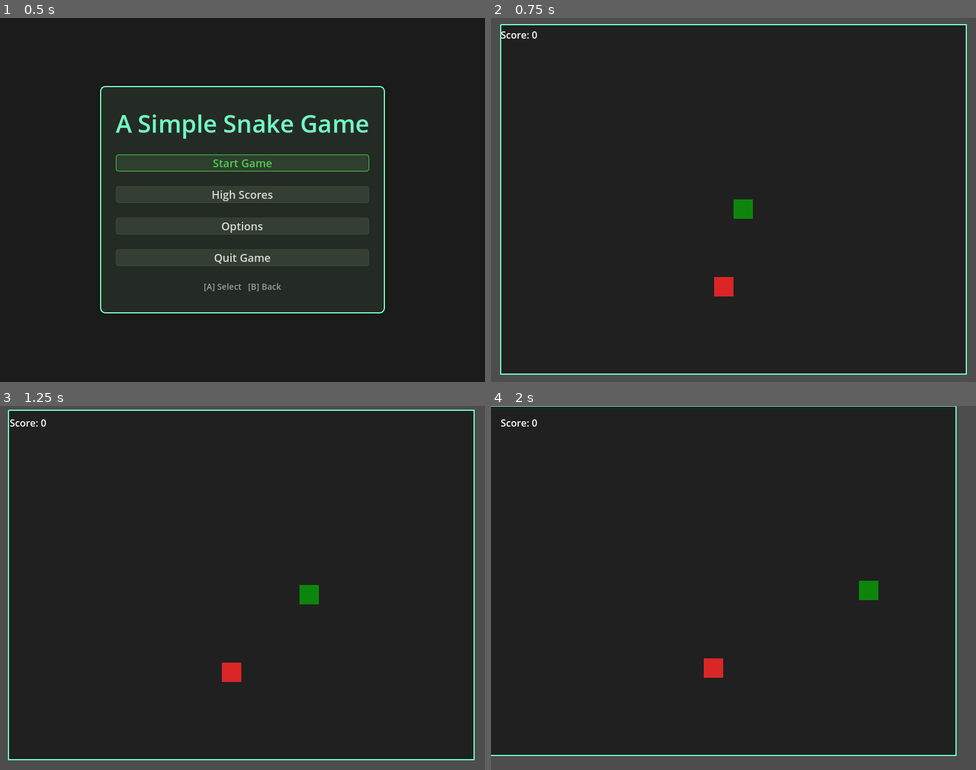
Above: before the commit, frames 1-4 (two rows, left to right).
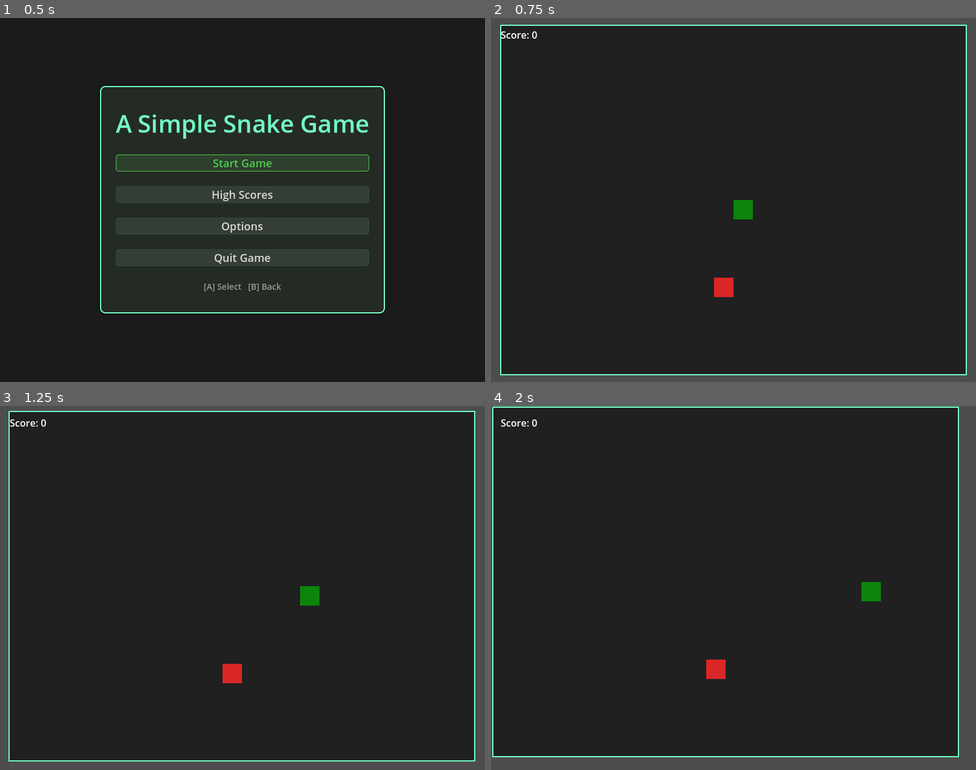
Above: after the commit, the same moments.

Repository: bluehexagons/snake2d
Game: Godot game, scene res://scenes/main/main.tscn
The game is run twice, just before and just after one commit, with the same random seed, the same clock (stepped at 60 frames per second) and the same inputs.
Inputs (mouse positions are in pixels of both pictures, inside the frame that each line leads up to):
- Up to frame 1 (0.5 s): no input
- Up to frame 2 (0.75 s): click "Start Game" at 0.5 s
- Up to frame 3 (1.25 s): no input
- Up to frame 4 (2 s): move the mouse to (840, 569) at 1.27 s; hold Right (right) from 1.28 s (still down); click (840, 569) at 1.42 s

Frame 1 is identical in both runs. In frame 2, 0.7% of the frame differs, in the area x 1-99%, y 1-99%; in frame 3, 1.8%; in frame 4, 2.5%, in the area x 0-97%, y 0-97%.

Commit message:
Unlock camera movement from physics tick

Diff:
--- a/autoload/audio_manager.gd
+++ b/autoload/audio_manager.gd
@@ -42,7 +42,7 @@
 
 	# Update pitch momentum
 	target_pitch_offset += PITCH_ACCELERATION
-	target_pitch_offset = clamp(target_pitch_offset, -PITCH_RANGE, PITCH_RANGE)
+	target_pitch_offset = clampf(target_pitch_offset, -PITCH_RANGE, PITCH_RANGE)
 	current_pitch_momentum = lerp(current_pitch_momentum, target_pitch_offset, 0.2)
 	target_pitch_offset *= PITCH_DAMPING
 
--- a/scenes/main/main.gd
+++ b/scenes/main/main.gd
@@ -16,6 +16,7 @@
 var high_scores: Array[int] = []
 
 var camera_velocity := Vector2.ZERO
+var camera_target := Vector2.ZERO
 
 var game_world: Node2D
 var game_manager: Gameplay
@@ -178,7 +179,9 @@
 
 	camera = $GameLayer/GameViewport/GameWorld/Camera2D
 	@warning_ignore("integer_division")
-	camera.position = Vector2(GAME_WIDTH/2, GAME_HEIGHT/2)
+	var initial_pos = Vector2(GAME_WIDTH/2, GAME_HEIGHT/2)
+	camera.position = initial_pos
+	camera_target = initial_pos
 	camera_velocity = Vector2.ZERO
 
 	get_tree().paused = false
@@ -281,7 +284,7 @@
 	_cleanup_game()
 	_start_game()
 
-func _process(_delta) -> void:
+func _process(delta) -> void:
 	# Check if we need to restore UI focus
 	if (Input.is_action_just_pressed("ui_up") or
 		Input.is_action_just_pressed("ui_down") or
@@ -294,6 +297,10 @@
 	# Handle pause input during gameplay
 	if in_game and not paused and Input.is_action_just_pressed("pause"):
 		_toggle_pause()
+
+	if in_game and not paused and camera and camera_target != Vector2.ZERO:
+		var weight := clampf(1.0 - pow(0.001, delta), 0.0, 0.95)
+		camera.position = camera.position.lerp(camera_target, weight)
 
 func _physics_process(_delta) -> void:
 	# Only update game logic when not paused
@@ -315,10 +322,10 @@
 
 		var t := CAMERA_ACCELERATION
 		t = t * t * (3.0 - 2.0 * t)
-		var desired_velocity := (target - camera.position) * t
+		var desired_velocity := (target - camera_target) * t
 
 		camera_velocity = camera_velocity * CAMERA_DAMPING + desired_velocity
-		camera.position += camera_velocity
+		camera_target += camera_velocity
 
 func _on_window_resize() -> void:
 	_update_game_area()
